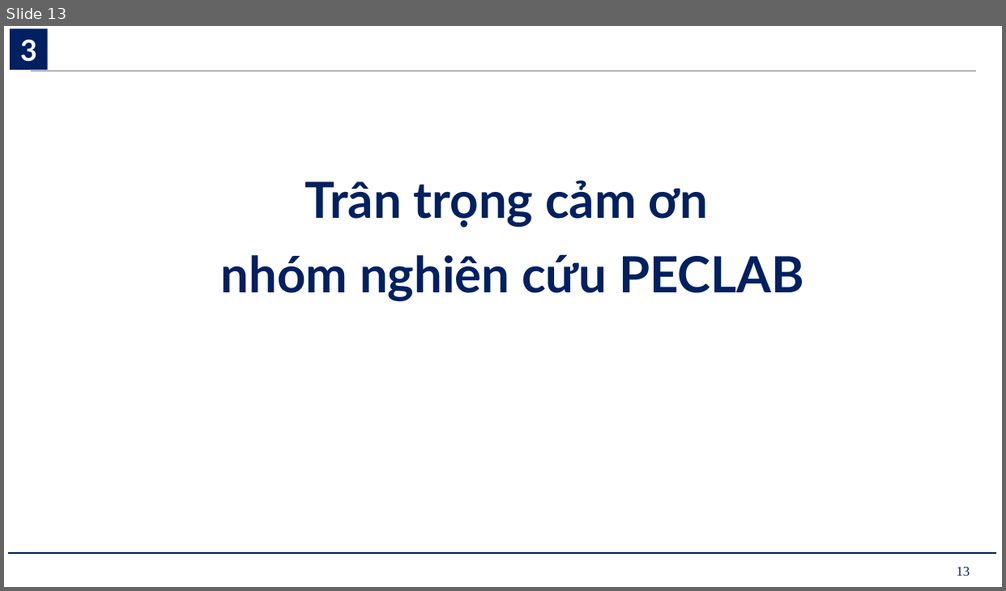
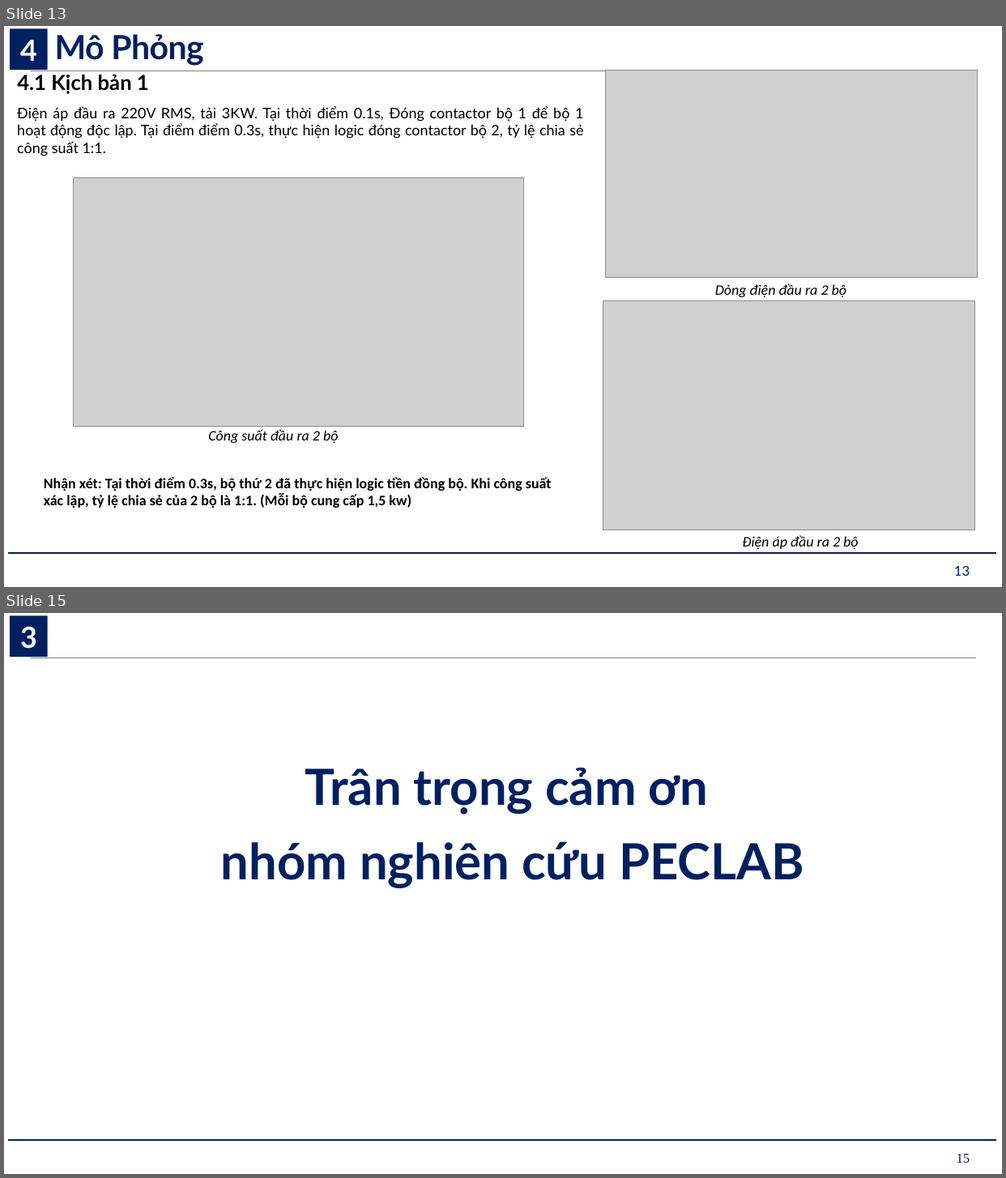
Before and after one commit to letrunganh1413-cmyk/DATNKS, a slide deck: báo cáo theo tuần/datnks_23_9_NEW_template.pptx. Shown one above the other, each under a label of ours: slide 13 before the commit, slides 13 and 15 after it; the slides between them are not shown. The pictures are 1006x591 and 1006x1178 pixels, drawn with LibreOffice and Linux fonts; fonts in the diff are those of the drawing; grey boxes stand for pictures; background and template pictures are left out. Boxes give left, top, right and bottom in pixels: in the first picture for what was removed or moved away, otherwise in the second. Text is boxed around its words. In the diff, an @@ line names an element or a change of style, - is before the commit and + after.

Commit message:
update kịch bản mô phỏng

```diff
--- a/báo cáo theo tuần/datnks_23_9_NEW_template.pptx
+++ b/báo cáo theo tuần/datnks_23_9_NEW_template.pptx
@@ slide 13 added at [4, 26, 1002, 587], background #FFFFFF; not listed: 2 template elements that a slide beside it also shows @@
@@ rectangle added at [10, 29, 48, 71], fill #002060, 28 pt, text #FFFFFF, bold @@
+4
@@ title added at [55, 34, 203, 66], 32 pt, text #002060, bold @@
+Mô Phỏng
@@ text added at [17, 74, 149, 94], 20 pt, text #000000, bold @@
+4.1 Kịch bản 1
@@ picture added at [606, 71, 978, 278] @@
@@ text added at [17, 106, 583, 156], 14 pt, text #000000 @@
+Điện áp đầu ra 220V RMS, tải 3KW. Tại thời điểm 0.1s, Đóng contactor bộ 1 để bộ 1 hoạt động độc lập. Tại điểm điểm 0.3s, thực hiện logic đóng contactor bộ 2, tỷ lệ chia sẻ công suất 1:1.
@@ picture added at [73, 177, 523, 426] @@
@@ text added at [715, 284, 846, 297], 14 pt, text #000000, italic @@
+Dòng điện đầu ra 2 bộ
@@ picture added at [603, 301, 975, 531] @@
@@ text added at [208, 429, 338, 443], 14 pt, text #000000, italic @@
+Công suất đầu ra 2 bộ
@@ text added at [44, 477, 552, 508], 14 pt, text #000000, bold @@
+Nhận xét: Tại thời điểm 0.3s, bộ thứ 2 đã thực hiện logic tiền đồng bộ. Khi công suất xác lập, tỷ lệ chia sẻ của 2 bộ là 1:1. (Mỗi bộ cung cấp 1,5 kw)
@@ text added at [742, 535, 858, 549], 14 pt, text #000000, italic @@
+Điện áp đầu ra 2 bộ
@@ page number added at [954, 566, 970, 576], 13 pt, text #002060 @@
+13
@@ what was slide 13 is now slide 15 @@
@@ page number at [957, 1154, 970, 1163]: text changed @@
-13
+15
```
Also in this commit, not shown: 1 other slide added.
